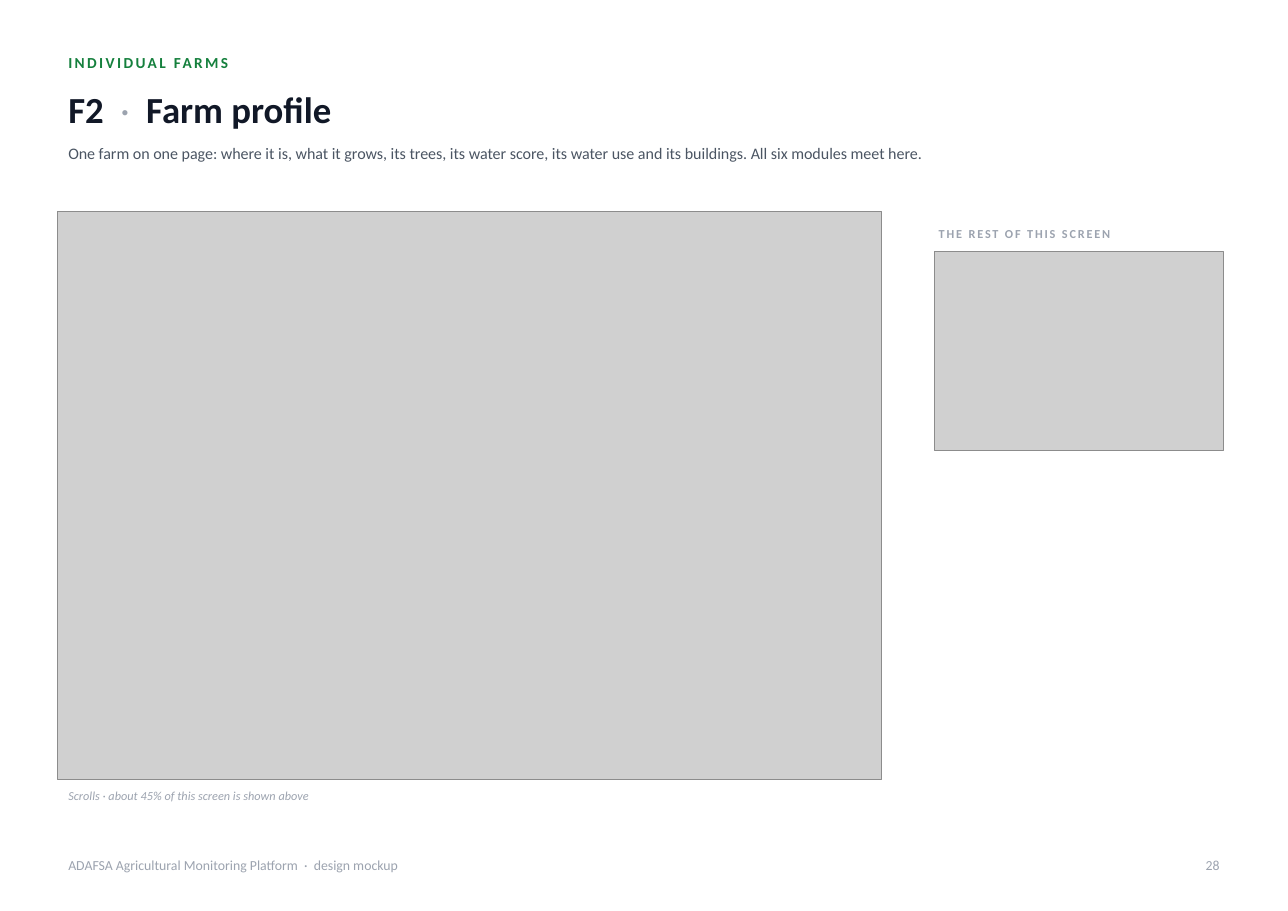
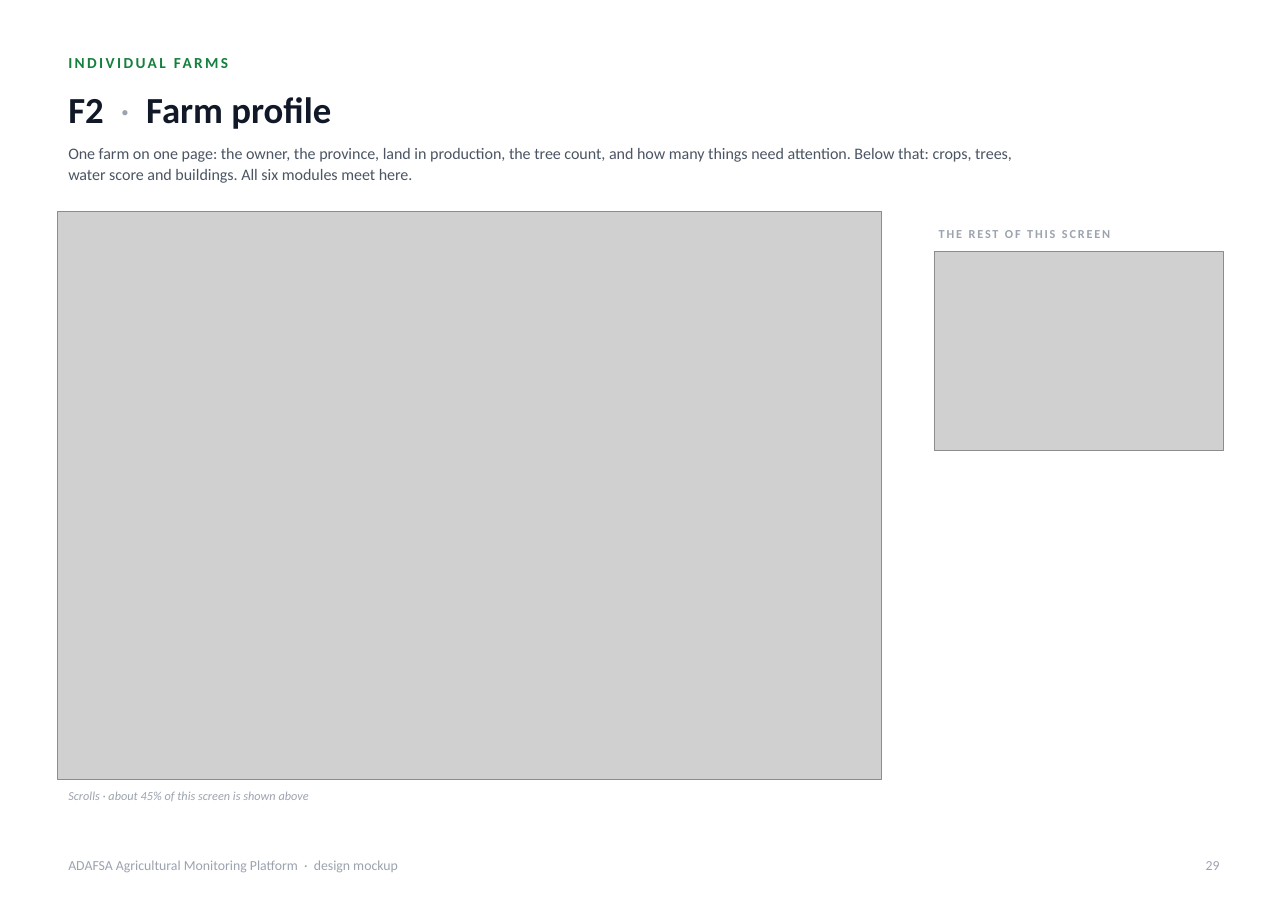
Before and after one commit to romainbigare/adafsa-mockup, a slide deck: slide 29 of docs/ADAFSA_Platform_Screens.pptx (slide 28 before the commit). Drawn at 1288x911 pixels with LibreOffice and Linux fonts; fonts in the diff are those of the drawing; grey boxes stand for pictures. Boxes give left, top, right and bottom in pixels: in the first picture for what was removed or moved away, otherwise in the second. Text is boxed around its words. In the diff, an @@ line names an element or a change of style, - is before the commit and + after.

```diff
--- a/docs/ADAFSA_Platform_Screens.pptx
+++ b/docs/ADAFSA_Platform_Screens.pptx
@@ text at <box>68,148,1012,183</box>: text changed @@
-One farm on one page: where it is, what it grows, its trees, its water score, its water use and its buildings. All six modules meet here.
+One farm on one page: the owner, the province, land in production, the tree count, and how many things need attention. Below that: crops, trees, water score and buildings. All six modules meet here.
```
Also in this commit, not shown: 30 other slides changed, 1 slide added, 2 other files.
